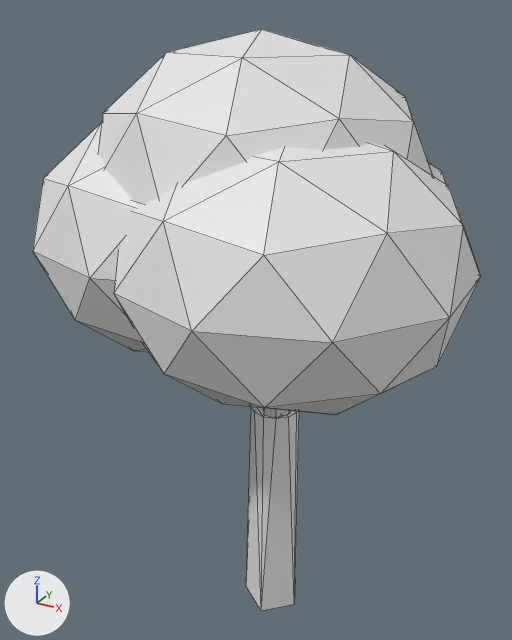
An edit to the Blender file Trees/Tree.blend, drawn before and after from the same camera.
Rendered twice from a 50 mm camera at (6.91, -13.54, 14.92) aimed at (-0.73, 0.35, 7.98). Arrows for +X, +Y and +Z are at lower left; the lights stay in place. Mesh edges are drawn as thin lines.
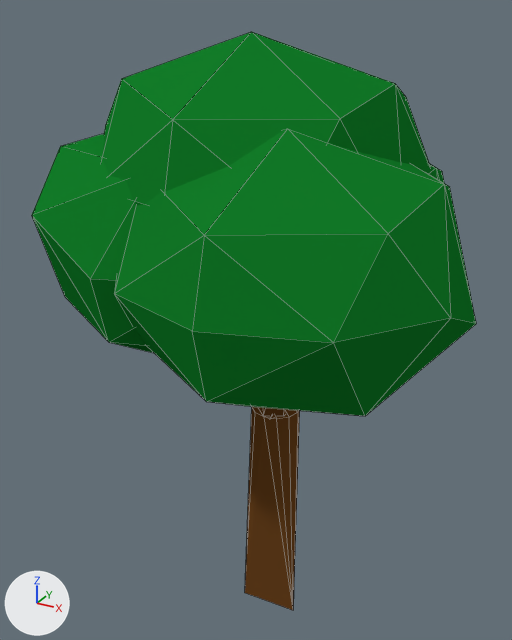
Changed parts and their boxes (x1, y1, x2, y2) in the pictures (512 x 640 px; the box of a moved part takes in the faces that stretch with it):
'Cylinder.000', reshaped, moved, turned, rescaled: before (246, 407, 299, 611); after (32, 32, 476, 610)
'Icosphere.006', deleted: before (114, 143, 481, 415)
'Icosphere.004', deleted: before (98, 29, 433, 205)
'Icosphere.007', deleted: before (33, 124, 148, 352)
'Icosphere.005', deleted: before (429, 163, 446, 184)
part 1 of me_cylinder_003, moved or reshaped (not visible before): after (267, 415, 274, 419)
part 2 of me_cylinder_003, moved or reshaped: before (261, 408, 291, 419); after (262, 408, 287, 416)
part 3 of me_cylinder_003, moved or reshaped: before (246, 407, 299, 611); after (245, 407, 300, 610)
part 4 of me_cylinder_003, added: after (427, 164, 444, 183)
part 5 of me_cylinder_003, added (green): after (32, 134, 154, 353)
part 6 of me_cylinder_003, added (green): after (115, 129, 476, 416)
part 7 of me_cylinder_003, added (green): after (102, 32, 430, 205)

What the commit changed:
Material 'Material.002' (mat_material_002) is new.
Its base color is (0.00637, 0.202, 0.0218) (dark green #137c29).
Material 'Material.001' (mat_material_001) is new.
Its base color is (0.152, 0.0586, 0.0136) (brown #6d441f).
me_cylinder_003 has 132 vertices, 100 faces and spans x -4.97..2.96, y -4.23..4.24, z -1.0..8.67.
me_cylinder_003 is used by ob_cylinder_000; location (0.0, 0.0, 1.0); rotation (0.0, 0.0, -2.125), in degrees (0, 0, -122); scale (0.595, 0.595, 1.0).
me_cylinder_003 part 1: the loose piece of 36 vertices spanning x -4.97..1.0, y -1.0..1.0, z 4.95..8.67 is multiplied about its middle by the matrix ((-0.313, 0.506, 0.0), (-0.506, -0.313, 0.0), (0.0, 0.0, 1.0)), then moved by (2.62, 1.0, 1.0), in mat_material_001 (brown #6d441f).
me_cylinder_003 part 2: the loose piece of 36 vertices spanning x -1.0..2.68, y -1.0..4.24, z 4.95..8.24 is multiplied about its middle by the matrix ((-0.313, 0.506, 0.0), (-0.506, -0.313, 0.0), (0.0, 0.0, 1.0)), then moved by (-0.27, -2.55, 1.0), in mat_material_001 (brown #6d441f).
me_cylinder_003 part 3: the loose piece of 60 vertices spanning x -1.25..2.96, y -4.23..1.25, z -1.0..8.41 is multiplied about its middle by the matrix ((-0.313, 0.506, 0.0), (-0.506, -0.313, 0.0), (0.0, 0.0, 1.0)), then moved by (-1.86, 1.52, 1.0), in mat_material_001 (brown #6d441f).
me_cylinder_003 part 4: a new loose piece, an icosphere of 80 faces spanning x -3.39..3.67, y -2.38..5.04, z 6.99..12.8, in mat_material_002 (dark green #137c29).
me_cylinder_003 part 5: a new loose piece, an icosphere of 80 faces spanning x -5.55..1.51, y -3.89..3.53, z 7.29..13.11, in mat_material_002 (dark green #137c29).
me_cylinder_003 part 6: a new loose piece, an icosphere of 80 faces spanning x -2.59..4.47, y -4.83..2.59, z 7.21..13.03, in mat_material_002 (dark green #137c29).
me_cylinder_003 part 7: a new loose piece, an icosphere of 80 faces spanning x -4.05..3.01, y -3.48..3.94, z 8.72..14.54, in mat_material_002 (dark green #137c29).
me_cylinder_003 now uses material mat_material_001 (brown #6d441f).
me_cylinder_003 now uses material mat_material_002 (dark green #137c29).
Object 'Cylinder.000' (ob_cylinder_000) turns from (0, 0, -122) to (0, 0, 0) degrees about x, y and z.
Object 'Cylinder.000' (ob_cylinder_000) is rescaled from (0.595, 0.595, 1.0) to (1.0, 1.0, 1.0).
Object 'Cylinder.000' (ob_cylinder_000) moves from (0.0, 0.0, 1.0) to (0.0, 0.0, 0.0).
Object 'Icosphere.007' (ob_icosphere_007) is deleted.
Object 'Icosphere.006' (ob_icosphere_006) is deleted.
Object 'Icosphere.005' (ob_icosphere_005) is deleted.
Object 'Icosphere.004' (ob_icosphere_004) is deleted.
